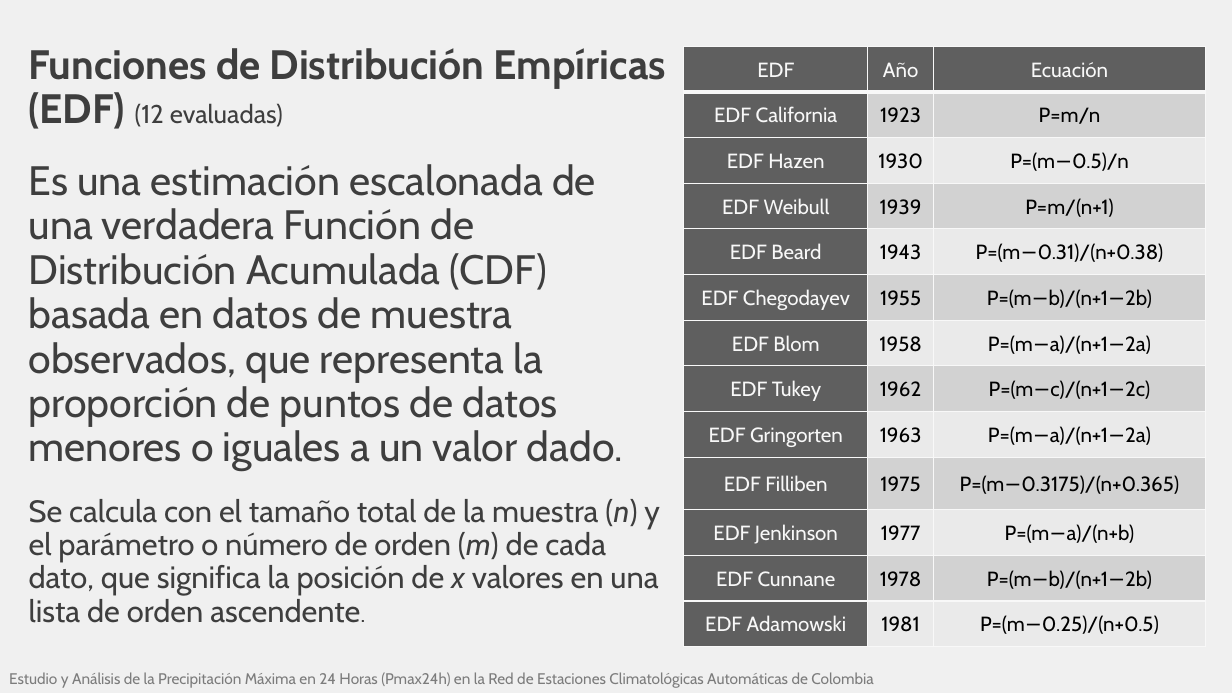
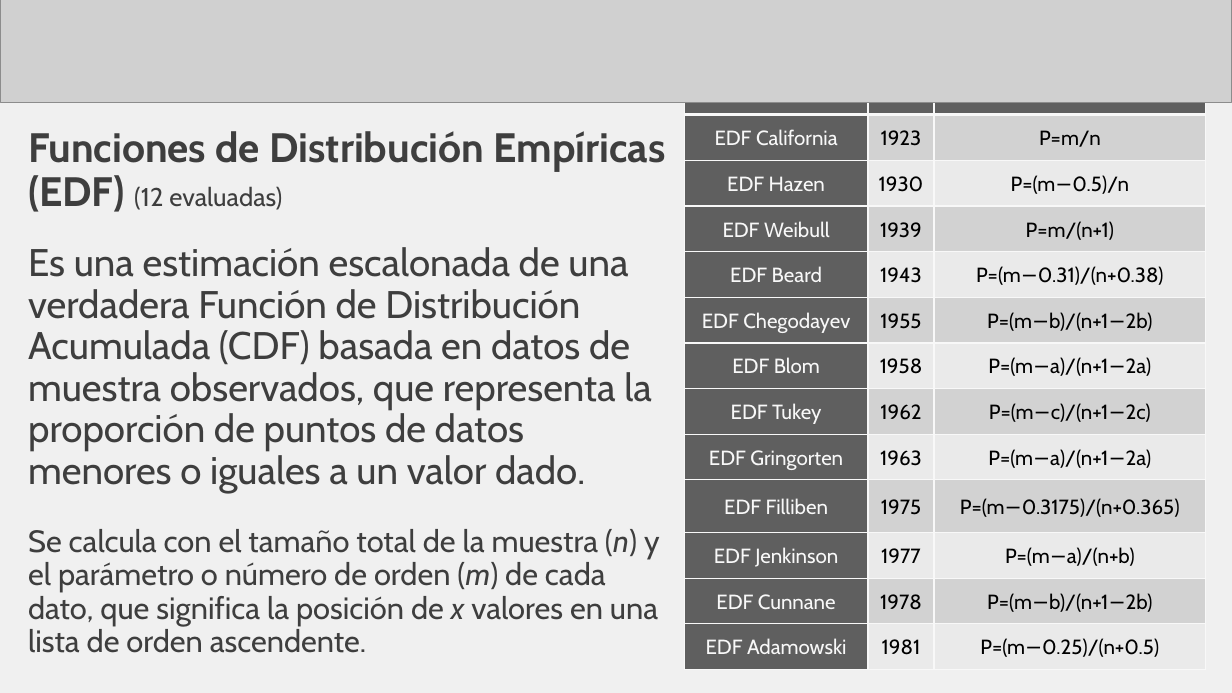
Before and after one commit to rcfdtools/R.HydroTools, a slide deck: slide 7 of tool/PMP/file/report/SCI_XXVI_SNHH26_Presentacion_PMax24HAutomColombia_v1.pptx. Drawn at 1232x693 pixels with LibreOffice and Linux fonts; fonts in the diff are those of the drawing; grey boxes stand for pictures. Boxes give left, top, right and bottom in pixels: in the first picture for what was removed or moved away, otherwise in the second. Text is boxed around its words. In the diff, an @@ line names an element or a change of style, - is before the commit and + after.

```diff
--- a/tool/PMP/file/report/SCI_XXVI_SNHH26_Presentacion_PMax24HAutomColombia_v1.pptx
+++ b/tool/PMP/file/report/SCI_XXVI_SNHH26_Presentacion_PMax24HAutomColombia_v1.pptx
@@ picture added at bbox=[0, 0, 1232, 103] @@
@@ table: place and size @@
-table at bbox=[684, 46, 1205, 647]
+table at bbox=[685, 69, 1206, 670]
@@ title "Funciones de Distribución Empíricas (EDF) ...": place and size @@
-title "Funciones de Distribución Empíricas (EDF) ..." at bbox=[29, 48, 666, 623]
+title "Funciones de Distribución Empíricas (EDF) ..." at bbox=[28, 131, 665, 653]
@@ title "Funciones de Distribución Empíricas (EDF) ..." at bbox=[28, 131, 665, 653]: size 32 to 30 pt in "Es una estimación escalonada de una verdadera ..."; size 18 to 24 pt in "ascendente." @@
@@ text removed at bbox=[9, 672, 873, 688] @@
-Estudio y Análisis de la Precipitación Máxima en 24 Horas (Pmax24h) en la Red de Estaciones Climatológicas Automáticas de Colombia
```
Also in this commit, not shown: 12 other slides changed, 13 slides added, 3 slides removed, 3 other files.
